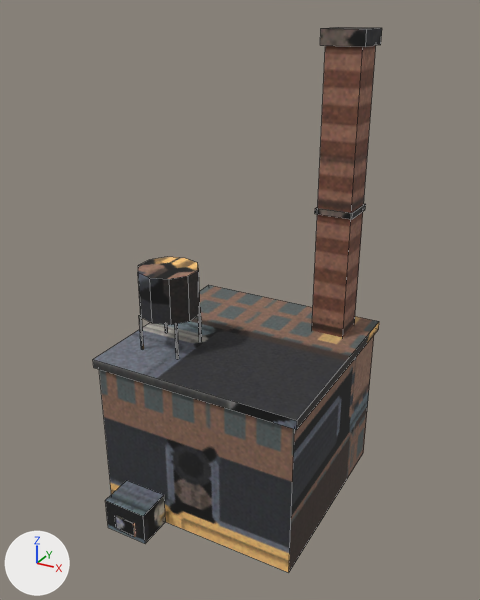
What one commit did to the FBX model Content/Assets/Locations/City/SM_Factory_B.fbx.
Both versions are drawn from a 50 mm lens placed at (25.0, -46.2, 41.6), pointed at (0.4, -1.6, 19.3). The lights are fixed; the arrows at lower left show +X, +Y and +Z. The older version comes first. Mesh edges are drawn as thin lines. Objects named as collision shapes, trigger or cutter boxes, shadow casters or lower levels of detail are left out.

The older version as bpy lines, for what is in view:
```python
me_sm_factory_b = bpy.data.meshes.new('SM_Factory_B')
me_sm_factory_b.from_pydata(...)  # 116 vertices, 84 faces; spans x -9.3..9.3, y -12.1..9.3, z 0.0..40.2
# faces by material slot: [78, 6]
me_sm_factory_b.materials.append(mat_m_city_props)  # picture img_t_city_props_png
me_sm_factory_b.materials.append(mat_m_city_props_glow)
ob_sm_factory_b = bpy.data.objects.new('SM_Factory_B', me_sm_factory_b)
ob_sm_factory_b.location = (0.0, 0.0, 0.0)
```
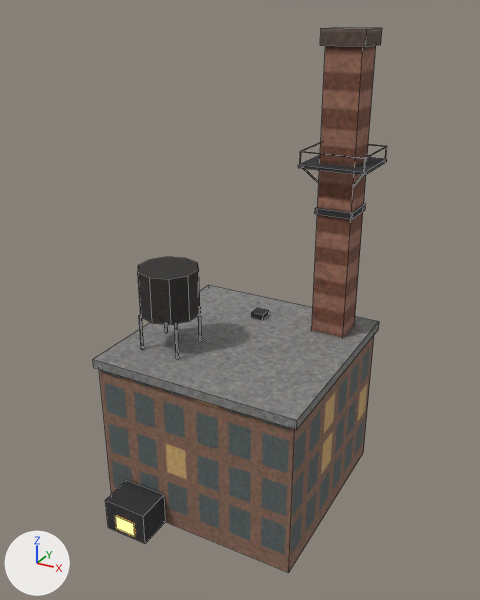
Scene script edits in JSON lines:
```json
{"block": "me_sm_factory_b", "where": "# used by ob_sm_factory_b; location = (0.0, 0.0, 0.0)"}
{"op": "remove", "block": "me_sm_factory_b", "code": "me_sm_factory_b.from_pydata(...)  # 116 vertices, 84 faces; spans x -9.3..9.3, y -12.1..9.3, z 0.0..40.2"}
{"op": "add", "block": "me_sm_factory_b", "code": "me_sm_factory_b.from_pydata(...)  # 212 vertices, 156 faces; spans x -9.3..9.3, y -12.1..9.3, z 0.0..40.2"}
{"block": "me_sm_factory_b", "change": "me_sm_factory_b part 1: a new loose piece, a box spanning x 3.2..8.8, y 3.2..8.8, z 29.75..30.0, in mat_m_city_props (picture img_t_city_props_png)"}
{"block": "me_sm_factory_b", "change": "me_sm_factory_b part 2: a new loose piece, a box spanning x 3.3..8.7, y 3.272..3.328, z 31.022..31.078, in mat_m_city_props (picture img_t_city_props_png)"}
{"block": "me_sm_factory_b", "change": "me_sm_factory_b part 3: a new loose piece, a box spanning x -1.6..-0.4, y 4.4..5.6, z 14.8..15.3, in mat_m_city_props (picture img_t_city_props_png)"}
{"block": "me_sm_factory_b", "change": "me_sm_factory_b part 4: 82 kept faces spanning x -9.3..9.3, y -12.1..9.3, z 0.0..40.2 get new texture (UV) coordinates"}
{"block": "me_sm_factory_b", "change": "other edits to the shape of me_sm_factory_b do not show in these pictures"}
```

Where the change shows, as pixel boxes [x1, y1, x2, y2] in the pictures (480 x 600 px):
```json
{"object": "SM_Factory_B", "change": "reshaped", "before": [93, 27, 382, 573], "after": [93, 27, 387, 573]}
{"part": 1, "of": "me_sm_factory_b", "change": "added", "after": [298, 155, 387, 175]}
{"part": 2, "of": "me_sm_factory_b", "change": "added", "after": [300, 151, 365, 159]}
{"part": 3, "of": "me_sm_factory_b", "change": "added", "after": [252, 308, 269, 320]}
{"part": 4, "of": "me_sm_factory_b", "change": "surface changed", "before": [93, 27, 382, 573], "after": [93, 27, 382, 573]}
```
